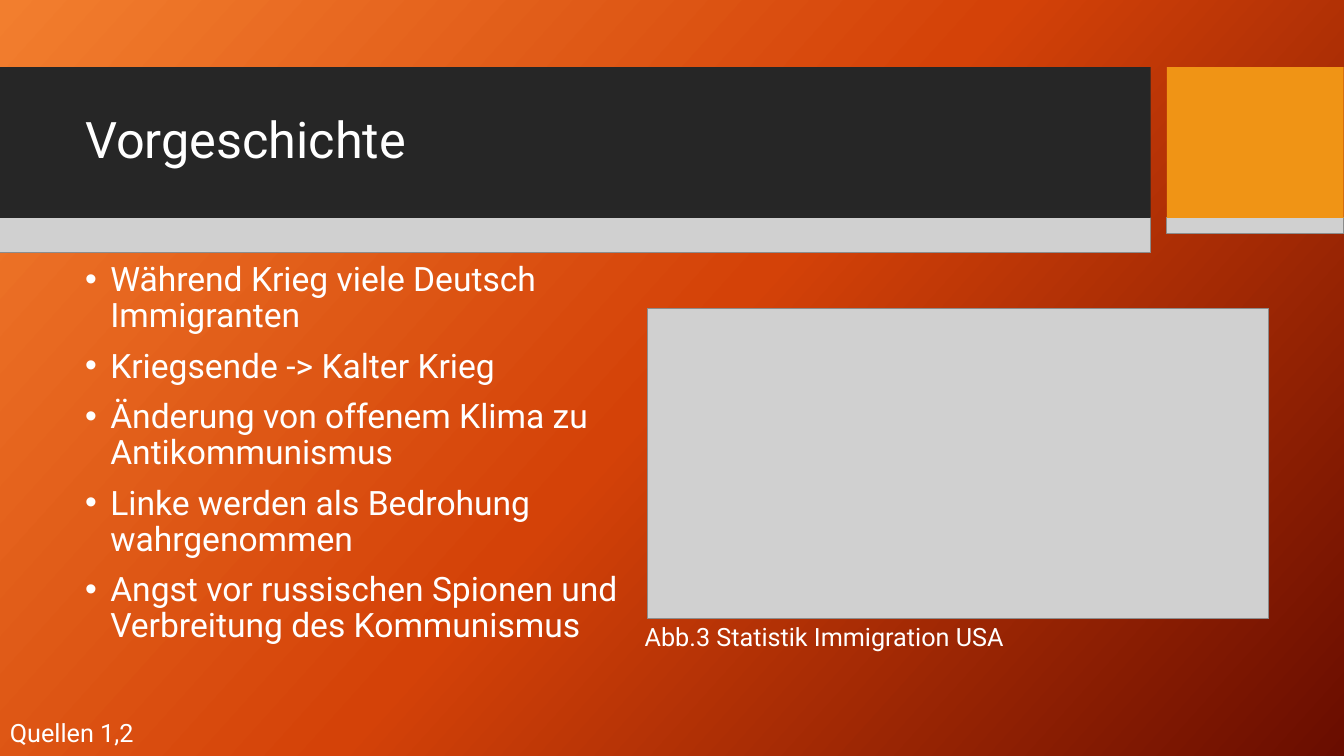
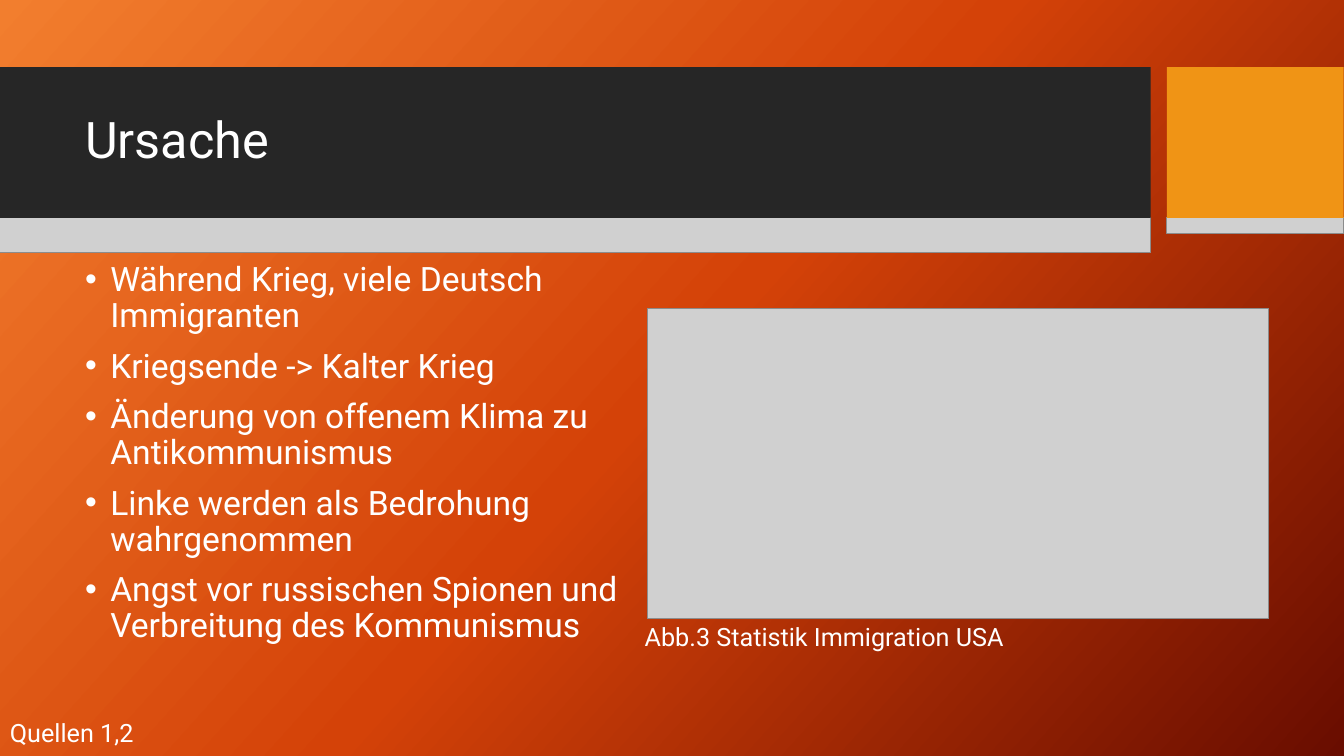
Before and after one commit to AkazeX/Schule, a slide deck: slide 4 of BM/Geschichte/McCathyismus/McCarthyismus.pptx. Drawn at 1344x756 pixels with LibreOffice and Linux fonts; fonts in the diff are those of the drawing; grey boxes stand for pictures; background and template pictures are left out. Boxes give left, top, right and bottom in pixels: in the first picture for what was removed or moved away, otherwise in the second. Text is boxed around its words. In the diff, an @@ line names an element or a change of style, - is before the commit and + after.

```diff
--- a/BM/Geschichte/McCathyismus/McCarthyismus.pptx
+++ b/BM/Geschichte/McCathyismus/McCarthyismus.pptx
@@ title at <box>85,120,269,159</box>: text changed @@
-Vorgeschichte
+Ursache
@@ text at <box>110,265,543,334</box>: text changed @@
-• Während Krieg viele Deutsch Immigranten
+• Während Krieg, viele Deutsch Immigranten
```
Also in this commit, not shown: 7 other slides changed, 1 slide added, 7 other files.
